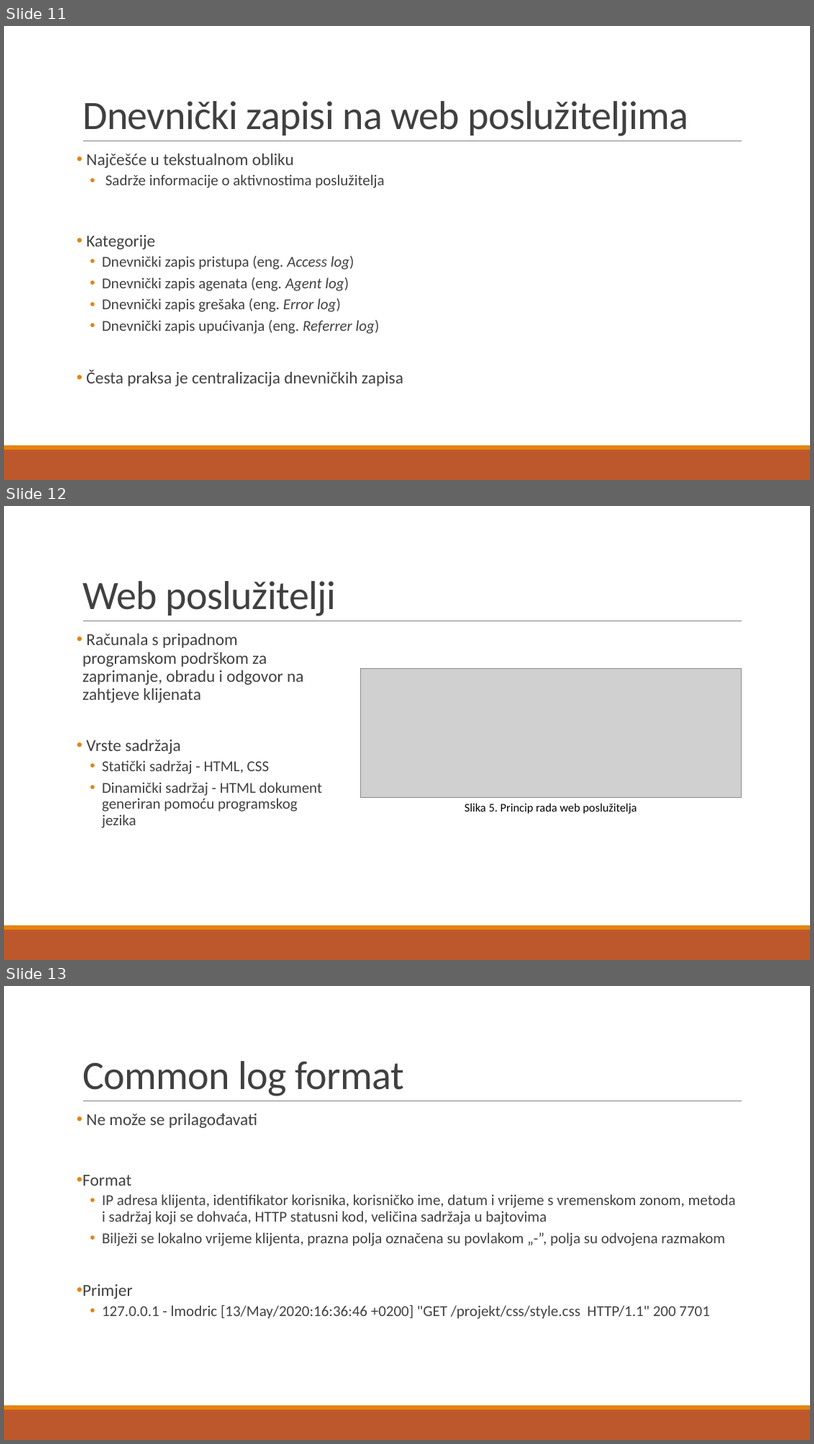
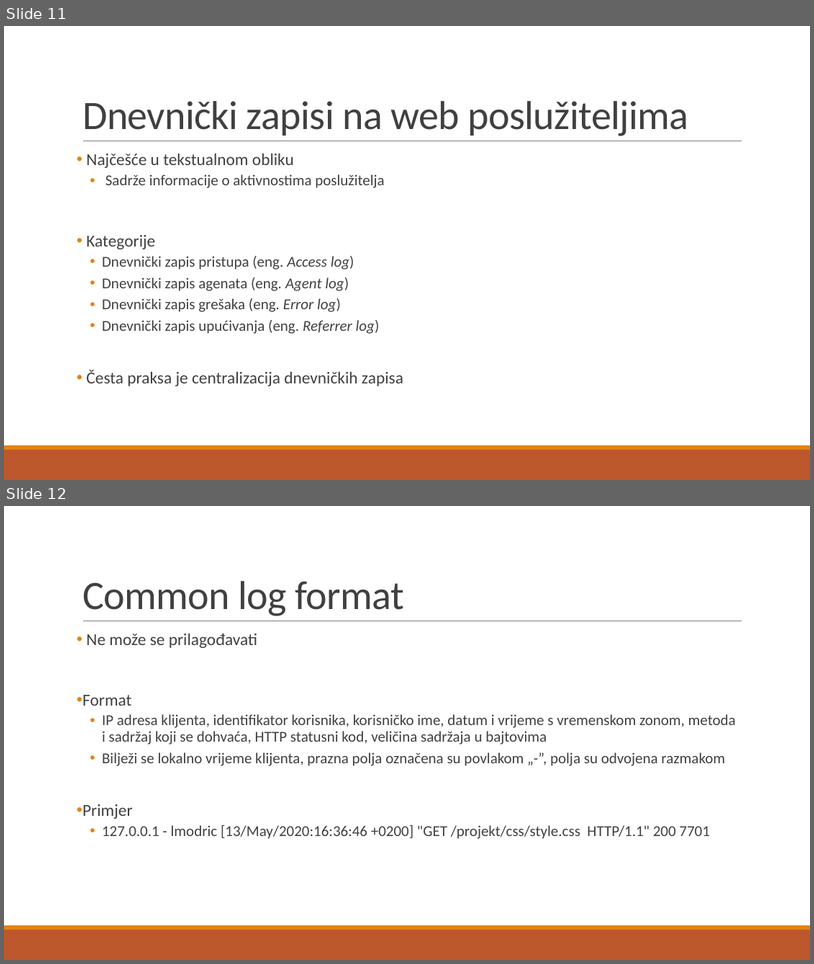
Before and after one commit to vhrvoje2/Zavrsni-rad, a slide deck: Prezentacija.pptx. Shown one above the other, each under a label of ours: slides 11, 12 and 13 before the commit, slides 11 and 12 after it. The pictures are 814x1444 and 814x964 pixels, drawn with LibreOffice and Linux fonts; fonts in the diff are those of the drawing; grey boxes stand for pictures. Boxes give left, top, right and bottom in pixels: in the first picture for what was removed or moved away, otherwise in the second. Text is boxed around its words. In the diff, an @@ line names an element or a change of style, - is before the commit and + after.

```diff
--- a/Prezentacija.pptx
+++ b/Prezentacija.pptx
@@ slide 12 removed at (4,506,810,960), background #FFFFFF; not listed: 3 template elements that a slide beside it also shows @@
@@ title removed at (82,581,337,616) @@
-Web poslužitelji
@@ text removed at (82,633,322,828) @@
-• Računala s pripadnom programskom podrškom za zaprimanje, obradu i odgovor na zahtjeve klijenata
-• Vrste sadržaja
-  • Statički sadržaj - HTML, CSS
-  • Dinamički sadržaj - HTML dokument generiran pomoću programskog jezika
@@ picture removed at (361,669,742,797) @@
@@ text removed at (465,803,637,813) @@
-Slika 5. Princip rada web poslužitelja
@@ what was slide 13 is now slide 12 @@
```
Also in this commit, not shown: 1 slide changed.
